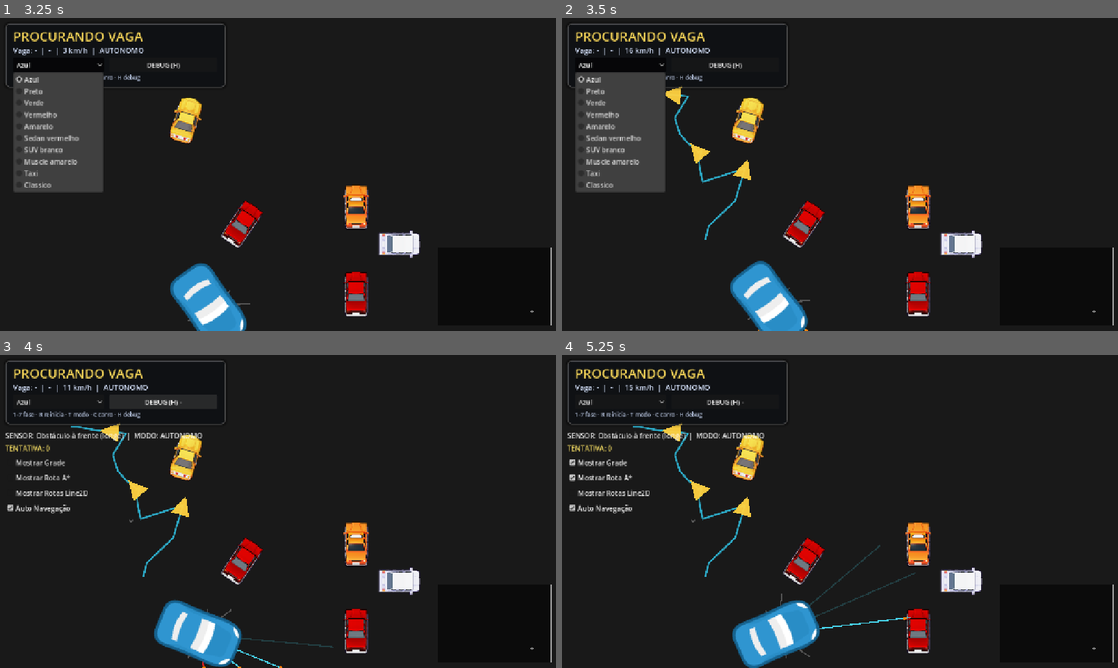
Above: before the commit, frames 1-4 (two rows, left to right).
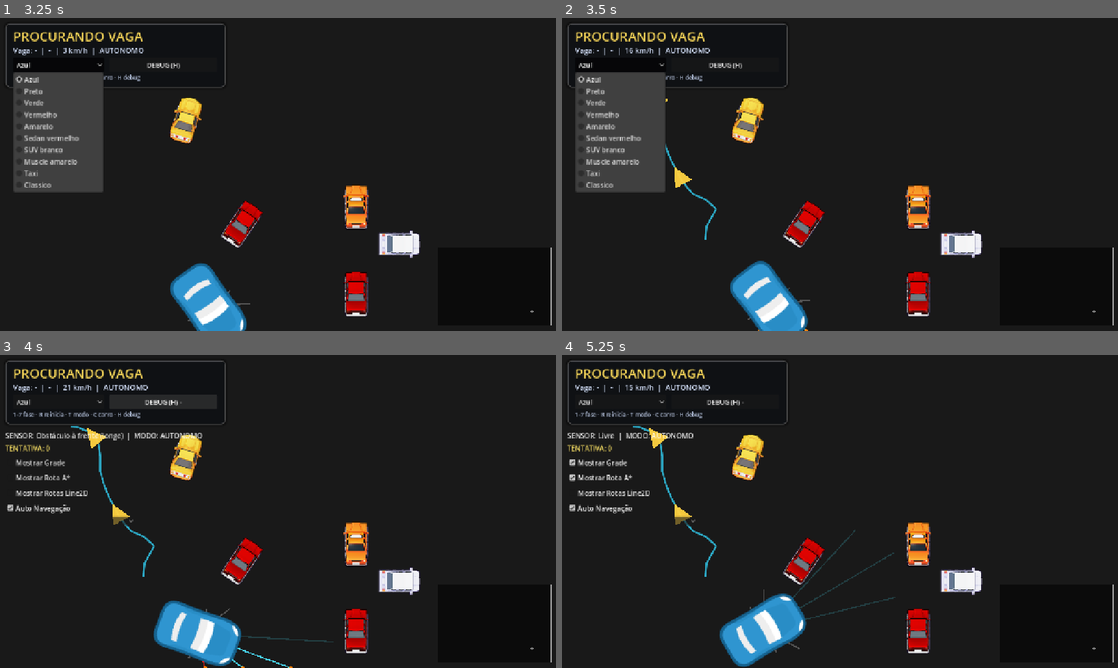
Above: after the commit, the same moments.

Repository: omurilomota/estacionamento-automatico-godot
Game: Godot game, scene res://scenes/Mundo.tscn
The game is run twice, just before and just after one commit, with the same random seed, the same clock (stepped at 60 frames per second) and the same inputs.
Inputs:
- Up to frame 1 (3.25 s): click "Azul" at 0.5 s; click "DEBUG (H)" at 1.25 s; click "DEBUG (H) -" at 2 s; click "Azul" at 2.75 s
- Up to frame 2 (3.5 s): no input
- Up to frame 3 (4 s): click "DEBUG (H)" at 3.5 s
- Up to frame 4 (5.25 s): click "Mostrar Grade" at 4.25 s; click "Mostrar Rota A*" at 5 s

Frame 1 is identical in both runs. In frame 2, 0.8% of the frame differs, in the area x 18-34%, y 21-71%; in frame 3, 1.6%; in frame 4, 4.0%, in the area x 6-64%, y 21-100%.

Commit message:
:bug: fix(navigation): probe the lane clearance with the swept body, not a zero-width ray

Diff:
--- a/scripts/Carro.gd
+++ b/scripts/Carro.gd
@@ -716,7 +716,15 @@
 	if varrido <= 0.0:
 		return rota
 	var espaco := get_world_2d().direct_space_state
-	var sonda := LaneOffsetRef.wall_probe(espaco, 2, varrido + keep_right_shift * 3.0)
+	# `varrido` no 4o argumento: sonda de FORMA, nao de raio. Um raio de largura
+	# zero so ve o que esta exatamente na direcao `right`, entao a QUINA de um
+	# obstaculo em angulo ficava invisivel e a faixa era deslocada como se
+	# estivesse livre — a quina da carroceria girada (a meia diagonal = `varrido`)
+	# batia 22 px depois. Era o travamento da Fase3 seed 2 (gate_seeds 44/45).
+	# O circulo contem a carroceria em QUALQUER rotacao, entao a sonda e
+	# conservadora por construcao: afasta a faixa da quina, nunca a empurra
+	# contra ela. O invariante `free_r >= keep_clear` segue valendo em `apply`.
+	var sonda := LaneOffsetRef.wall_probe(espaco, 2, varrido + keep_right_shift * 3.0, varrido)
 	var fade: float = maxf(varrido * 2.0, 200.0)
 	return LaneOffsetRef.apply(rota, keep_right_shift, sonda, varrido, fade, fade)
 
--- a/src/navigation/LaneOffset.gd
+++ b/src/navigation/LaneOffset.gd
@@ -126,19 +126,72 @@
 ## first obstacle (collision_mask, walls = 2) toward `right`. Returns `max_dist`
 ## when the side is open — the caller caps the shift with `desired` anyway.
 ## Direction-aware: pass `-right` to measure the OTHER side with the same ray.
+##
+## `body_radius` > 0 turns it into a SHAPE probe: the free distance is how far
+## the swept CIRCLE of that radius can travel before it touches anything, not
+## how far a zero-width ray can see. This is the difference that decides
+## Fase3 seed 2 (the gate_seeds judge): a ray only hits what is EXACTLY along
+## `right`, so the corner of an obstacle sat at an angle was invisible, the
+## lane was shifted as if it were clear, and the CORNER of the rotated hull
+## (the half-diagonal, 114 px in Fase3) caught it 22 px away — the kinematic
+## model could not back out of a corner it had already entered and the car
+## slid at 7 px/s until the run ended (AGENTS, `docs/tasks_backlog.md` §1.16.2).
+## The circle contains the hull at EVERY rotation (it is its half-diagonal), so
+## probing with it is conservative by construction: it can only move the lane
+## away from a corner, never into one. The safety invariant is untouched —
+## `apply()` still receives `keep_clear` and still enforces `free_r >= keep_clear`.
 static func wall_probe(space: PhysicsDirectSpaceState2D, mask: int = 2,
-		max_dist: float = 600.0) -> Callable:
+		max_dist: float = 600.0, body_radius: float = 0.0) -> Callable:
 	if space == null:
 		return Callable()
+	if body_radius <= 0.0:
+		return func(p: Vector2, right: Vector2) -> float:
+			var q := PhysicsRayQueryParameters2D.create(p, p + right * max_dist)
+			q.collision_mask = mask
+			q.collide_with_bodies = true
+			q.collide_with_areas = false
+			var hit := space.intersect_ray(q)
+			if hit.is_empty():
+				return max_dist
+			return p.distance_to(hit["position"])
+	# Shape probe: first distance along `right` where the swept circle overlaps.
+	# Linear march on `body_radius` steps to keep FIRST-BLOCKED semantics (a
+	# bisection alone would stop at a near gap instead of the real wall), then a
+	# short bisection between the last free and the first blocked sample.
+	var forma := CircleShape2D.new()
+	forma.radius = body_radius
+	var q := PhysicsShapeQueryParameters2D.new()
+	q.shape = forma
+	q.collision_mask = mask
+	q.collide_with_bodies = true
+	q.collide_with_areas = false
+	var passo := maxf(body_radius, 24.0)
 	return func(p: Vector2, right: Vector2) -> float:
-		var q := PhysicsRayQueryParameters2D.create(p, p + right * max_dist)
-		q.collision_mask = mask
-		q.collide_with_bodies = true
-		q.collide_with_areas = false
-		var hit := space.intersect_ray(q)
-		if hit.is_empty():
+		q.transform = Transform2D(0.0, p)
+		if not space.intersect_shape(q, 1).is_empty():
+			return 0.0  # the body already touches here: nowhere to shift
+		var livre := 0.0
+		var bloqueou := false
+		var d := passo
+		while d <= max_dist:
+			q.transform = Transform2D(0.0, p + right * d)
+			if not space.intersect_shape(q, 1).is_empty():
+				bloqueou = true
+				break
+			livre = d
+			d += passo
+		if not bloqueou:
 			return max_dist
-		return p.distance_to(hit["position"])
+		var lo := livre
+		var hi := minf(livre + passo, max_dist)
+		for _i in 6:
+			var meio := (lo + hi) * 0.5
+			q.transform = Transform2D(0.0, p + right * meio)
+			if space.intersect_shape(q, 1).is_empty():
+				lo = meio
+			else:
+				hi = meio
+		return lo
 
 
 ## Unit tangent at index i over a +/-w window: the DIRECTION OF THE LEG instead
